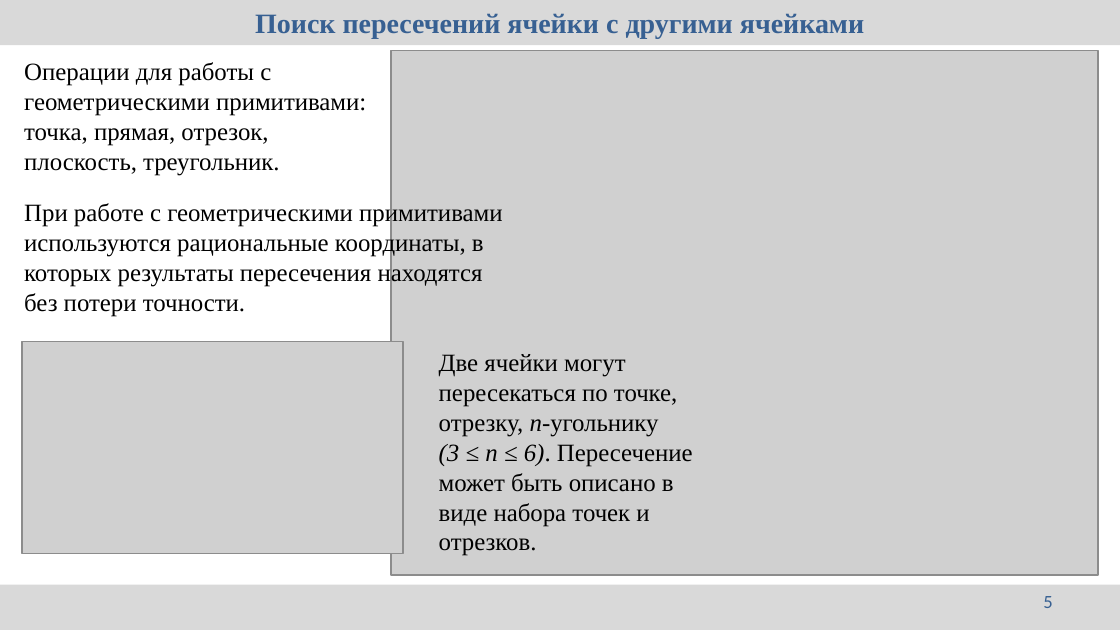
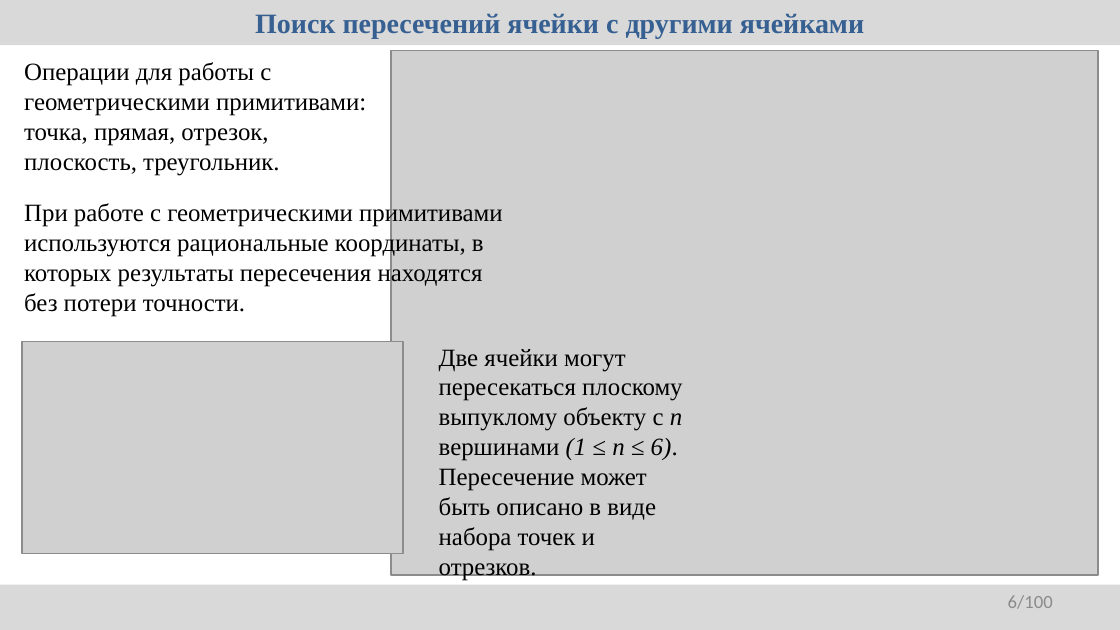
Before and after one commit to r-aax/phd, a slide deck: slide 6 of presentation/2025-10-20/rybakov.pptx (slide 5 before the commit). Drawn at 1120x630 pixels with LibreOffice and Linux fonts; fonts in the diff are those of the drawing; grey boxes stand for pictures. Boxes give left, top, right and bottom in pixels: in the first picture for what was removed or moved away, otherwise in the second. Text is boxed around its words. In the diff, an @@ line names an element or a change of style, - is before the commit and + after.

Commit message:
presentation 20.10.25 12/100

```diff
--- a/presentation/2025-10-20/rybakov.pptx
+++ b/presentation/2025-10-20/rybakov.pptx
@@ text at <box>439,349,682,581</box>: text changed @@
-Две ячейки могут пересекаться по точке, отрезку, n-угольнику
-(3 ≤ n ≤ 6). Пересечение может быть описано в виде набора точек и отрезков.
+Две ячейки могут пересекаться плоскому выпуклому объекту с n вершинами (1 ≤ n ≤ 6). Пересечение может быть описано в виде набора точек и отрезков.
@@ page number at <box>1008,595,1053,609</box>: text changed; text colour #376092 to #8C8C8C @@
-5
+6/100
```
Also in this commit, not shown: 1 other slide changed, 2 slides added, 6 other files.
